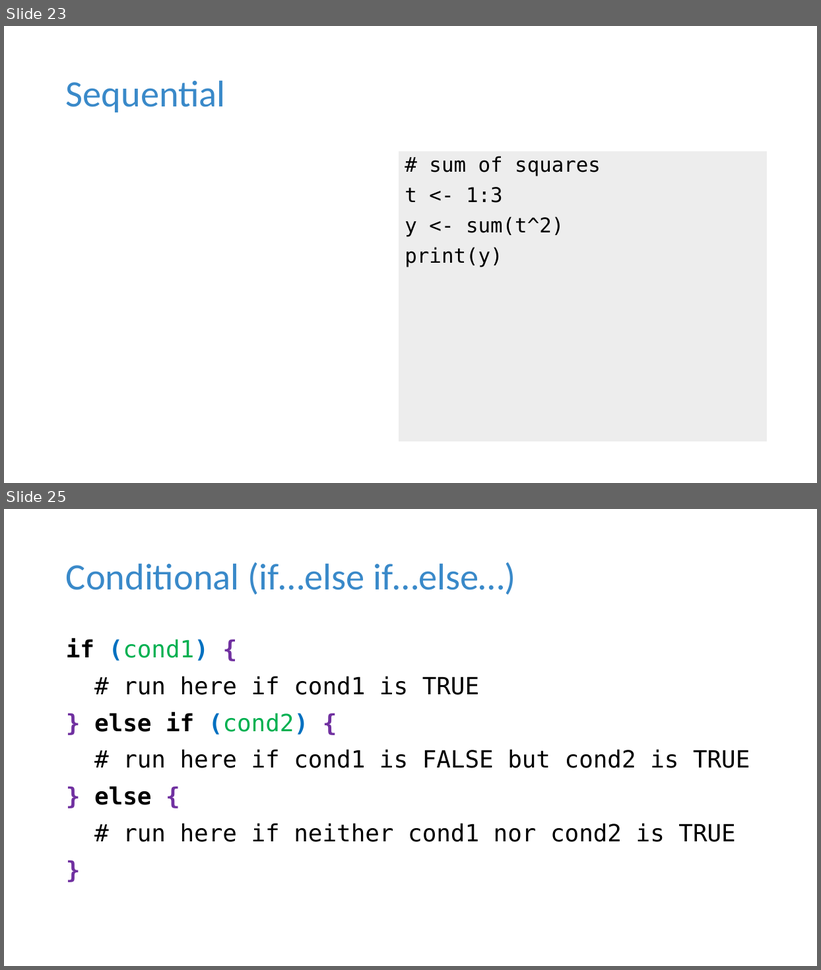
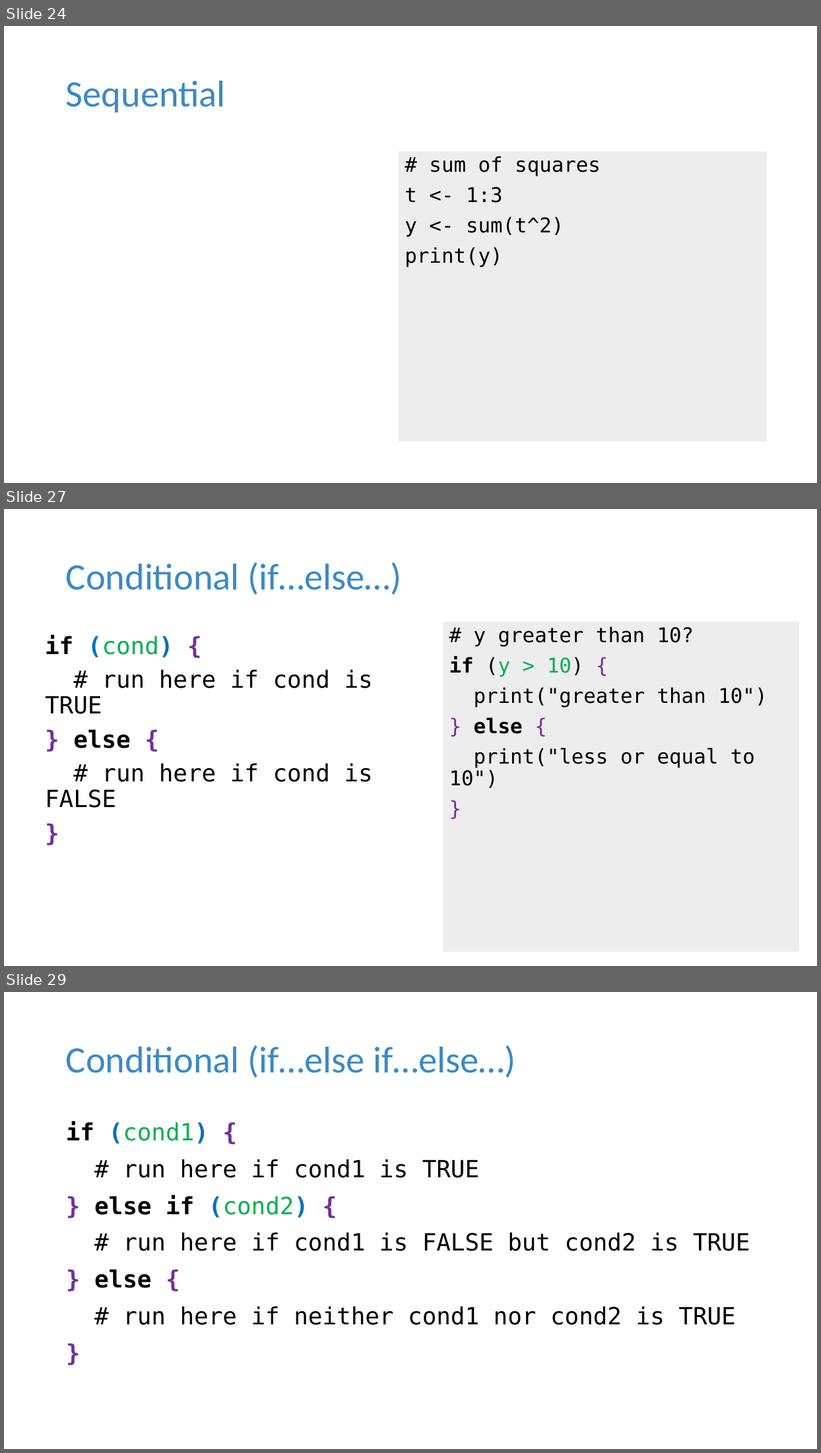
Before and after one commit to tdmdal/r-tutorial-201920-winter, a slide deck: r_intro.pptx. Shown one above the other, each under a label of ours: slides 23 and 25 before the commit, slides 24, 27 and 29 after it; the slides between them are not shown. The pictures are 821x970 and 821x1453 pixels, drawn with LibreOffice and Linux fonts; fonts in the diff are those of the drawing; grey boxes stand for pictures. Boxes give left, top, right and bottom in pixels: in the first picture for what was removed or moved away, otherwise in the second. Text is boxed around its words. In the diff, an @@ line names an element or a change of style, - is before the commit and + after.

```diff
--- a/r_intro.pptx
+++ b/r_intro.pptx
@@ slide 27 added at box(4, 509, 817, 966), background #FFFFFF @@
@@ title added at box(66, 562, 402, 595), 44 pt, text #3989C9 @@
+Conditional (if…else…)
@@ rectangle added at box(443, 622, 799, 953), fill #EDEDED, 24 pt, text #000000 @@
+# y greater than 10?
+if (y > 10) {
+print("greater than 10")
+} else {
+print("less or equal to 10")
+}
@@ text added at box(45, 635, 373, 808), 28 pt, text #000000 @@
+if (cond) {
+# run here if cond is TRUE
+} else {
+# run here if cond is FALSE
+}
@@ what was slide 23 is now slide 24 @@
@@ what was slide 25 is now slide 29 @@
```
Also in this commit, not shown: 3 slides changed, 5 other slides added, 2 other files.
